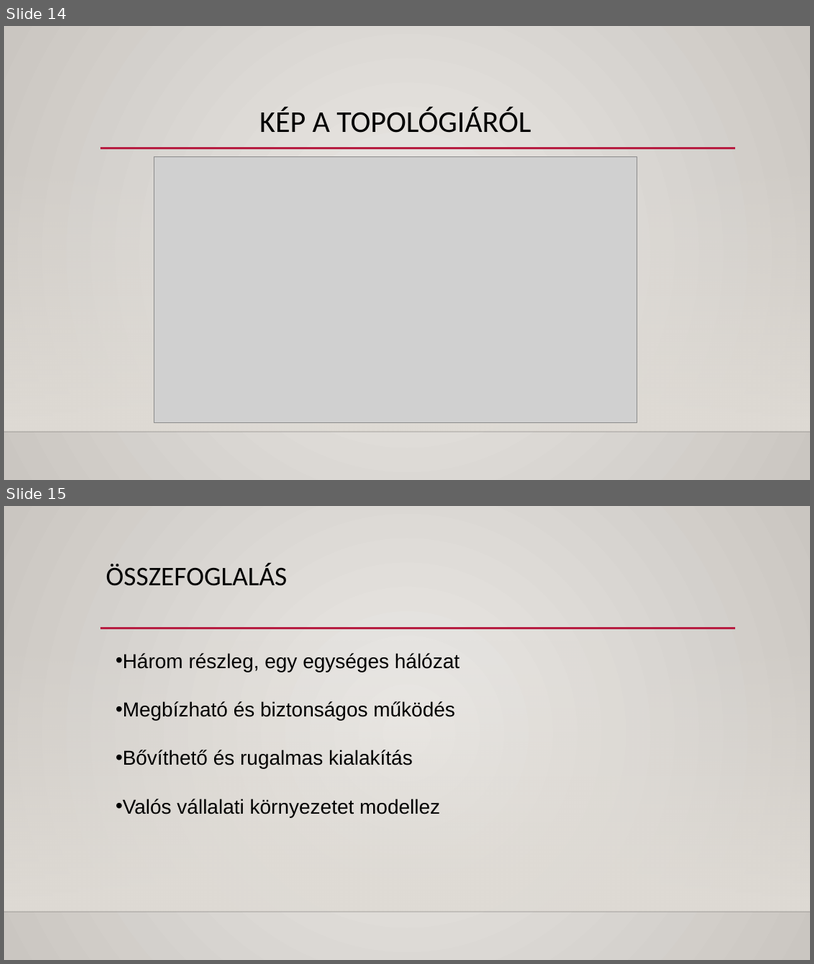
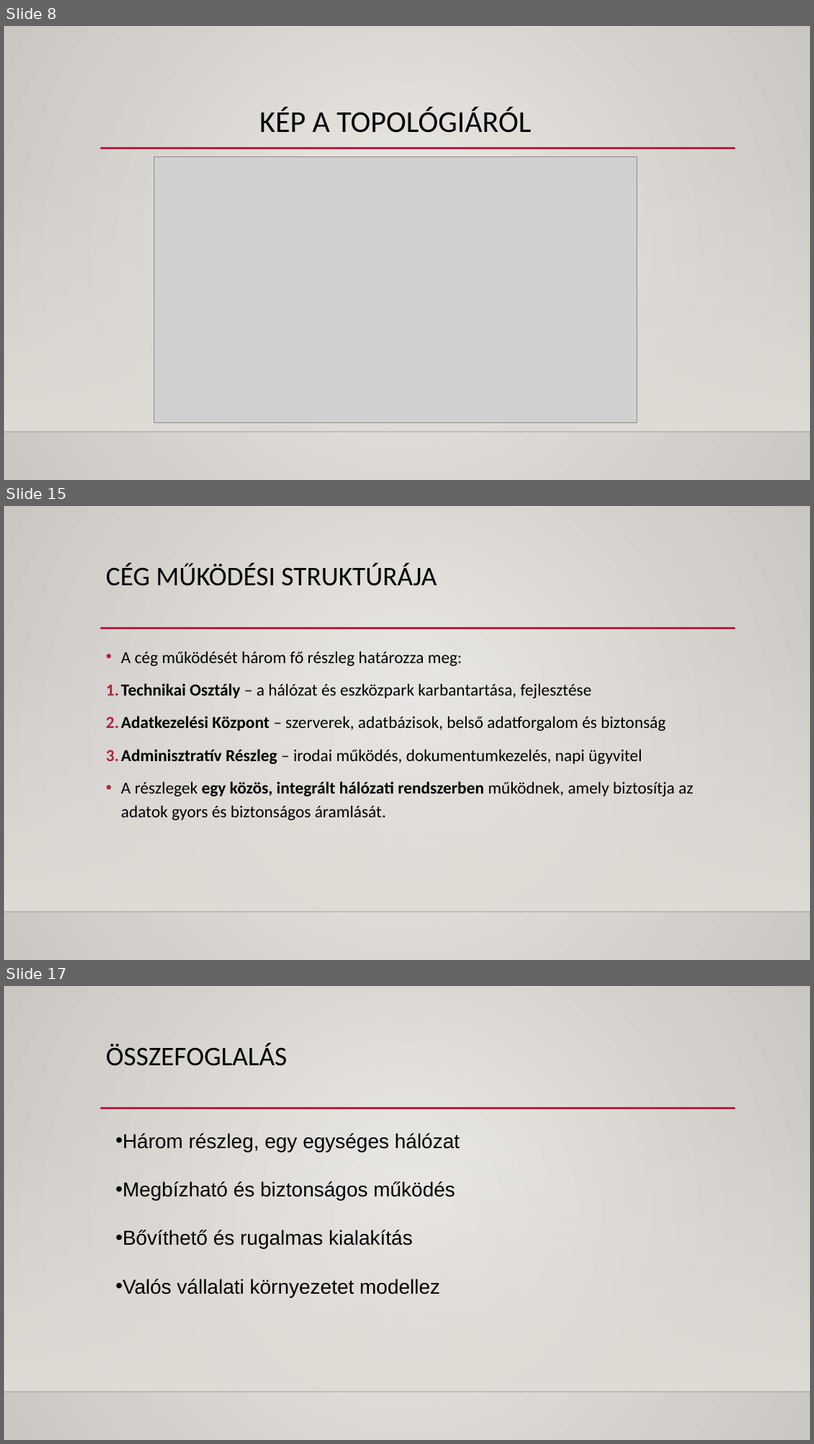
Before and after one commit to Ozen116/Ozen, a slide deck: NETCORE SOLUTION KFT.pptx. Shown one above the other, each under a label of ours: slides 14 and 15 before the commit, slides 8, 15 and 17 after it; the slides between them are not shown. The pictures are 814x964 and 814x1444 pixels, drawn with LibreOffice and Linux fonts; fonts in the diff are those of the drawing; grey boxes stand for pictures; background and template pictures are left out. Boxes give left, top, right and bottom in pixels: in the first picture for what was removed or moved away, otherwise in the second. Text is boxed around its words. In the diff, an @@ line names an element or a change of style, - is before the commit and + after.

```diff
--- a/NETCORE SOLUTION KFT.pptx
+++ b/NETCORE SOLUTION KFT.pptx
@@ slide 15 added at (4, 506, 810, 960), background gradient #ECEAE7 to #CAC7C1; not listed: 3 template elements that a slide beside it also shows @@
@@ title added at (106, 563, 437, 586), 32 pt, text #000000 @@
+CÉG MŰKÖDÉSI STRUKTÚRÁJA
@@ text added at (121, 651, 693, 820), 20 pt, text #000000 @@
+• A cég működését három fő részleg határozza meg:
+1. Technikai Osztály – a hálózat és eszközpark karbantartása, fejlesztése
+2. Adatkezelési Központ – szerverek, adatbázisok, belső adatforgalom és biztonság
+3. Adminisztratív Részleg – irodai működés, dokumentumkezelés, napi ügyvitel
+• A részlegek egy közös, integrált hálózati rendszerben működnek, amely biztosítja az adatok gyors és biztonságos áramlását.
@@ what was slide 14 is now slide 8 @@
@@ what was slide 15 is now slide 17 @@
```
Also in this commit, not shown: 6 slides changed, 3 other slides added.
